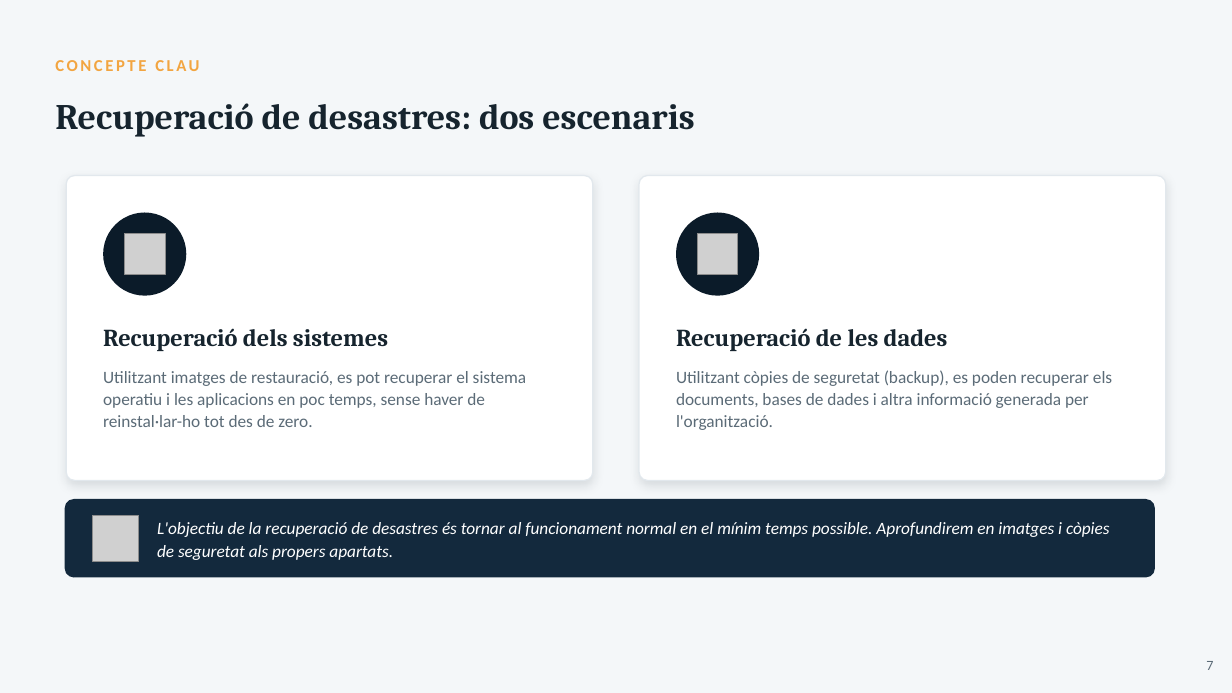
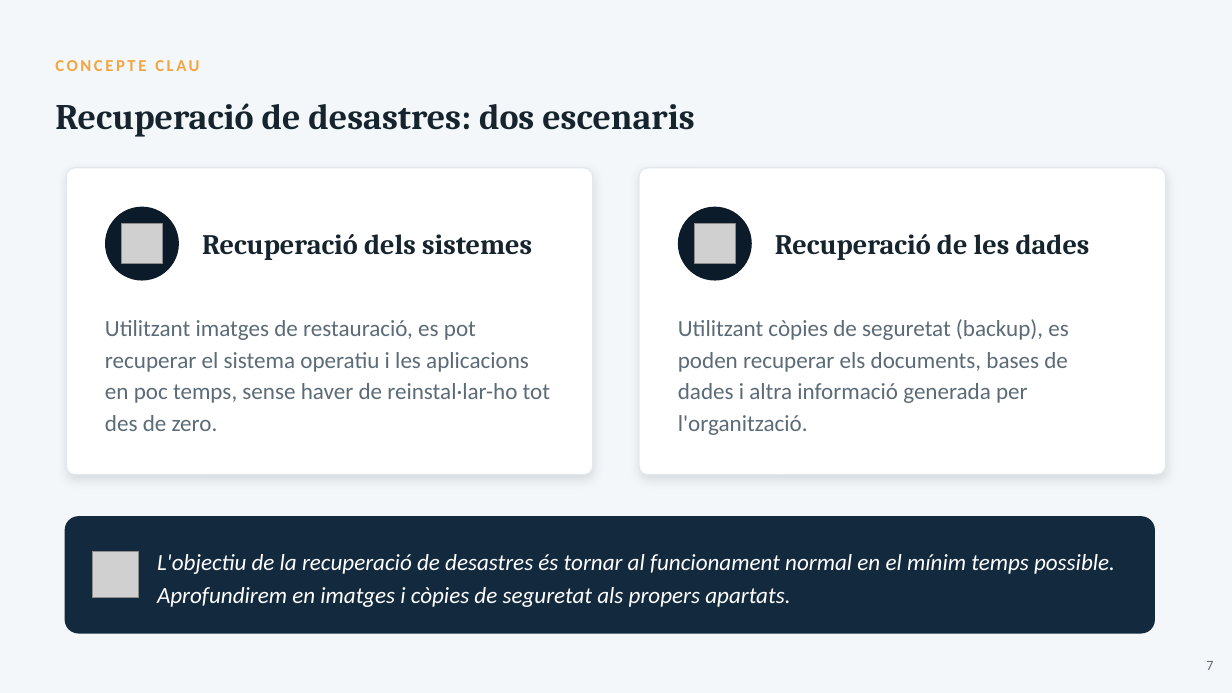
Before and after one commit to joansanchezescudero/SMX_0226_Seguretat_Informatica, a slide deck: slide 7 of RA2 - Emmagatzematge i copies de seguretat/AA1 - Protegint les dades/RA2_AA1_Protegint_les_dades.pptx. Drawn at 1232x693 pixels with LibreOffice and Linux fonts; fonts in the diff are those of the drawing; grey boxes stand for pictures. Boxes give left, top, right and bottom in pixels: in the first picture for what was removed or moved away, otherwise in the second. Text is boxed around its words. In the diff, an @@ line names an element or a change of style, - is before the commit and + after.

```diff
--- a/RA2 - Emmagatzematge i copies de seguretat/AA1 - Protegint les dades/RA2_AA1_Protegint_les_dades.pptx
+++ b/RA2 - Emmagatzematge i copies de seguretat/AA1 - Protegint les dades/RA2_AA1_Protegint_les_dades.pptx
@@ rounded rectangle: place and size @@
-rounded rectangle at <box>67,176,593,481</box>
+rounded rectangle at <box>67,168,593,475</box>
@@ rounded rectangle: place and size @@
-rounded rectangle at <box>640,176,1166,481</box>
+rounded rectangle at <box>640,168,1166,475</box>
@@ ellipse: place and size @@
-ellipse at <box>104,213,187,296</box>
+ellipse at <box>105,207,179,281</box>
@@ ellipse: place and size @@
-ellipse at <box>677,213,760,296</box>
+ellipse at <box>678,207,752,281</box>
@@ picture: place and size @@
-picture at <box>125,234,165,274</box>
+picture at <box>122,224,163,264</box>
@@ text "Recuperació dels sistemes": place and size @@
-text "Recuperació dels sistemes" at <box>103,328,388,351</box>
+text "Recuperació dels sistemes" at <box>202,234,532,260</box>
@@ text "Recuperació dels sistemes" at <box>202,234,532,260</box>: size 19 to 22 pt @@
@@ picture: place and size @@
-picture at <box>698,234,738,274</box>
+picture at <box>695,224,736,264</box>
@@ text "Recuperació de les dades" at <box>775,234,1090,260</box>: size 19 to 22 pt @@
@@ text "Recuperació de les dades": place and size @@
-text "Recuperació de les dades" at <box>676,328,948,351</box>
+text "Recuperació de les dades" at <box>775,234,1090,260</box>
@@ text "Utilitzant imatges de restauració, es ...": place and size @@
-text "Utilitzant imatges de restauració, es ..." at <box>103,371,527,427</box>
+text "Utilitzant imatges de restauració, es ..." at <box>105,320,550,431</box>
@@ text "Utilitzant imatges de restauració, es ..." at <box>105,320,550,431</box>: size 13.5 to 18 pt; line spacing 17pt to 24.5pt @@
@@ text "Utilitzant còpies de seguretat (backup), ..." at <box>678,319,1069,435</box>: size 13.5 to 18 pt; line spacing 17pt to 24.5pt @@
@@ text "Utilitzant còpies de seguretat (backup), ...": place and size @@
-text "Utilitzant còpies de seguretat (backup), ..." at <box>676,370,1112,430</box>
+text "Utilitzant còpies de seguretat (backup), ..." at <box>678,319,1069,435</box>
@@ rounded rectangle: place and size @@
-rounded rectangle at <box>65,499,1155,578</box>
+rounded rectangle at <box>65,517,1155,634</box>
@@ picture: place and size @@
-picture at <box>92,516,139,562</box>
+picture at <box>92,552,139,598</box>
@@ text "L'objectiu de la recuperació de ...": place and size @@
-text "L'objectiu de la recuperació de ..." at <box>157,522,1110,560</box>
+text "L'objectiu de la recuperació de ..." at <box>157,554,1115,607</box>
@@ text "L'objectiu de la recuperació de ..." at <box>157,554,1115,607</box>: size 13.5 to 18 pt; line spacing 18pt to 25.9pt @@
```
Also in this commit, not shown: 12 other slides changed, 1 other file.
